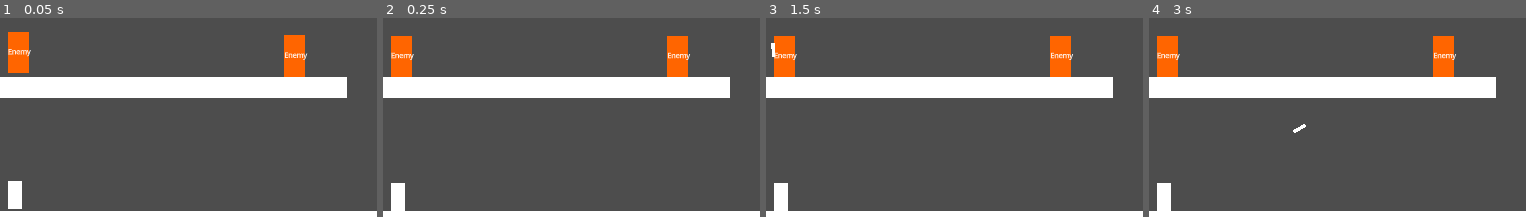
Above: before the commit, frames 1-4 (left to right).
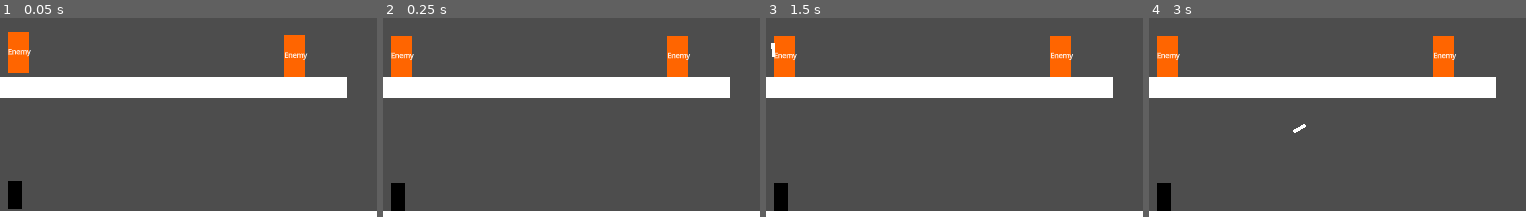
Above: after the commit, the same moments.

Repository: hpi-swa-lab/godot-pronto
Game: Godot game, scene res://prototypes/i2w1-Terraria-Bow.tscn
The game is run twice, just before and just after one commit, with the same random seed, the same clock (stepped at 60 frames per second) and the same inputs. The project has no main scene, so this scene is started directly.
Inputs (mouse positions are % of the whole screen's width and height, from its top left):
- Up to frame 1 (0.05 s): no input
- Up to frame 2 (0.25 s): no input
- Up to frame 3 (1.5 s): tap Enter at 0.5 s; move the mouse to (70, 51) at 0.52 s; hold Right (ui_right) 0.53-1.25 s; tap J at 0.6 s; click (70, 51) at 0.67 s; tap Up (ui_up) at 0.77 s; tap Space at 1.25 s; drag from (26, 62) to (42, 79) at 1.27 s
- Up to frame 4 (3 s): move the mouse to (58, 32) at 2.02 s; hold Left (ui_left) 2.03-2.75 s; tap I at 2.1 s; tap Enter at 2.75 s; drag from (42, 79) to (15, 39) at 2.77 s
The pictures show only the part of the screen within x 25-75%, y 50-100%; the shares and areas given below are measured in that part.

The runs differ from the first frame. In frame 1, 0.5% of the frame differs, in the area x 2-6%, y 81-96%; in frame 2, 0.5%; in frame 3, 0.5%; in frame 4, 0.5%.

Commit message:
wall collision for split_arrows

Diff:
--- a/prototypes/i2w1-Terraria-Bow.tscn
+++ b/prototypes/i2w1-Terraria-Bow.tscn
@@ -114,6 +114,41 @@
 only_if = "return true"
 expression = "instance.get_node(\"Move\").move_direction(Vector2.RIGHT * 20)"
 
+[sub_resource type="Resource" id="Resource_a7dwx"]
+script = ExtResource("4_4k4rh")
+signal_name = "collided"
+to = NodePath("")
+invoke = ""
+arguments = []
+only_if = "return true"
+expression = "var node = other.get_node(\"Health\");
+var HP = node.at(\"HP\")
+var dmg = get_parent().get_node(\"SplitArrowDamage\").value
+if (HP > dmg):
+	HP -= dmg
+	node.put(\"HP\", HP)
+	other.get_node(\"Placeholder\").label = str(HP)
+else:
+	other.queue_free()"
+
+[sub_resource type="Resource" id="Resource_5h7l5"]
+script = ExtResource("4_4k4rh")
+signal_name = "collided"
+to = NodePath("..")
+invoke = "queue_free"
+arguments = []
+only_if = "return true"
+expression = ""
+
+[sub_resource type="Resource" id="Resource_spt21"]
+script = ExtResource("4_4k4rh")
+signal_name = "collided"
+to = NodePath("..")
+invoke = "queue_free"
+arguments = []
+only_if = "return true"
+expression = ""
+
 [node name="Node2D" type="Node2D"]
 position = Vector2(-4, -3)
 
@@ -130,6 +165,7 @@
 
 [node name="Placeholder" type="Node2D" parent="Player"]
 script = ExtResource("2_nrhwd")
+color = Color(0, 0, 0, 1)
 placeholder_size = Vector2(20, 40)
 
 [node name="Controls" type="Node2D" parent="Player"]
@@ -203,10 +239,29 @@
 placeholder_size = Vector2(20, 5)
 
 [node name="Move" type="Node2D" parent="Key/Spawner/SplitArrow"]
+position = Vector2(24, -1)
 script = ExtResource("5_h05ko")
 acceleration = 20.0
 friction = 1.0
 rotated = true
+
+[node name="SplitArrowDamage" type="Node2D" parent="Key/Spawner/SplitArrow"]
+position = Vector2(-137, -507)
+script = ExtResource("9_kml0a")
+to = 100.0
+value = 10.0
+
+[node name="EnemyCollision" type="Node2D" parent="Key/Spawner/SplitArrow"]
+position = Vector2(21, -35)
+script = ExtResource("7_cog4u")
+limit_to_group = "enemy"
+metadata/pronto_connections = [SubResource("Resource_a7dwx"), SubResource("Resource_5h7l5")]
+
+[node name="WallCollision" type="Node2D" parent="Key/Spawner/SplitArrow"]
+position = Vector2(40, 18)
+script = ExtResource("7_cog4u")
+limit_to_group = "ground"
+metadata/pronto_connections = [SubResource("Resource_spt21")]
 
 [node name="Ground" type="StaticBody2D" parent="." groups=["ground"]]
 position = Vector2(577, 629)
Not shown: 1 places in prototypes/i2w1-Terraria-Bow.tscn that only renumber resources
